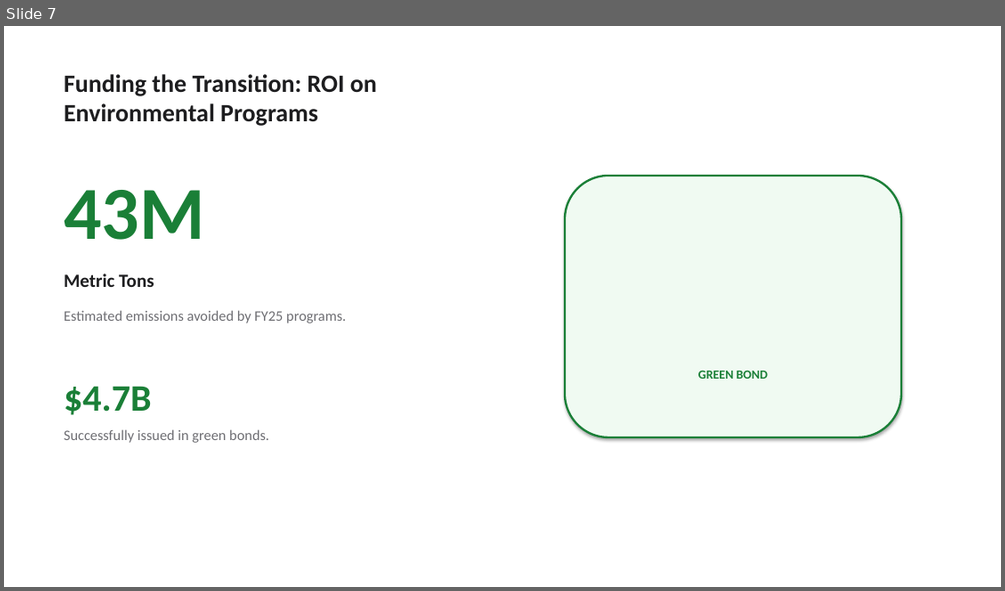
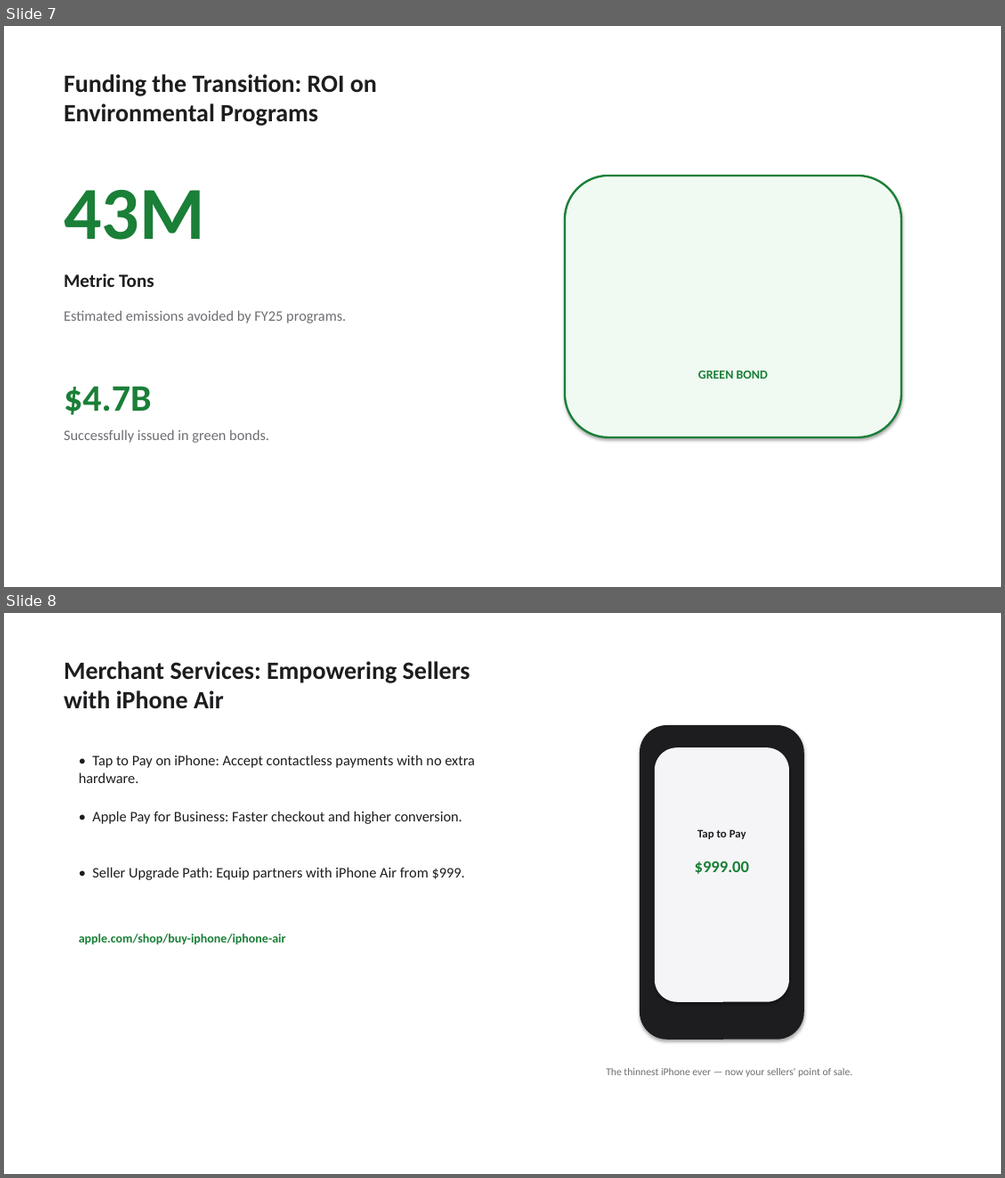
Before and after one commit to garlobrian52/skills, a slide deck: presentations/apple-fy2025-environmental/Apple_FY2025_Environmental_Progress.pptx. Shown one above the other, each under a label of ours: slide 7 before the commit, slides 7 and 8 after it. The pictures are 1005x591 and 1005x1178 pixels, drawn with LibreOffice and Linux fonts; fonts in the diff are those of the drawing. Boxes give left, top, right and bottom in pixels: in the first picture for what was removed or moved away, otherwise in the second. Text is boxed around its words. In the diff, an @@ line names an element or a change of style, - is before the commit and + after.

Commit message:
Add Apple FY2025 Environmental Progress board presentation deck (#78)

```diff
--- a/presentations/apple-fy2025-environmental/Apple_FY2025_Environmental_Progress.pptx
+++ b/presentations/apple-fy2025-environmental/Apple_FY2025_Environmental_Progress.pptx
@@ slide 8 added at (x1=4, y1=613, x2=1001, y2=1174), background #FFFFFF @@
@@ text added at (x1=64, y1=661, x2=470, y2=709), 24 pt, text #1D1D1F, bold @@
+Merchant Services: Empowering Sellers with iPhone Air
@@ rounded rectangle added at (x1=639, y1=725, x2=804, y2=1039), fill #1D1D1F @@
@@ text added at (x1=79, y1=755, x2=475, y2=783), 14 pt, text #1D1D1F @@
+• Tap to Pay on iPhone: Accept contactless payments with no extra hardware.
@@ rounded rectangle added at (x1=655, y1=747, x2=789, y2=1002), fill #F5F5F7 @@
@@ text added at (x1=92, y1=811, x2=462, y2=824), 14 pt, text #1D1D1F @@
+• Apple Pay for Business: Faster checkout and higher conversion.
@@ text added at (x1=697, y1=829, x2=746, y2=839), 11 pt, text #1D1D1F, bold @@
+Tap to Pay
@@ text added at (x1=92, y1=867, x2=465, y2=880), 14 pt, text #1D1D1F @@
+• Seller Upgrade Path: Equip partners with iPhone Air from $999.
@@ text added at (x1=695, y1=860, x2=750, y2=874), 16 pt, text #1A7F37, bold @@
+$999.00
@@ text added at (x1=79, y1=933, x2=286, y2=945), 12 pt, text #1A7F37, bold @@
+apple.com/shop/buy-iphone/iphone-air
@@ text added at (x1=606, y1=1068, x2=853, y2=1077), 10 pt, text #6E6E73 @@
+The thinnest iPhone ever — now your sellers' point of sale.
```
Also in this commit, not shown: 1 slide changed, 4 other files.
